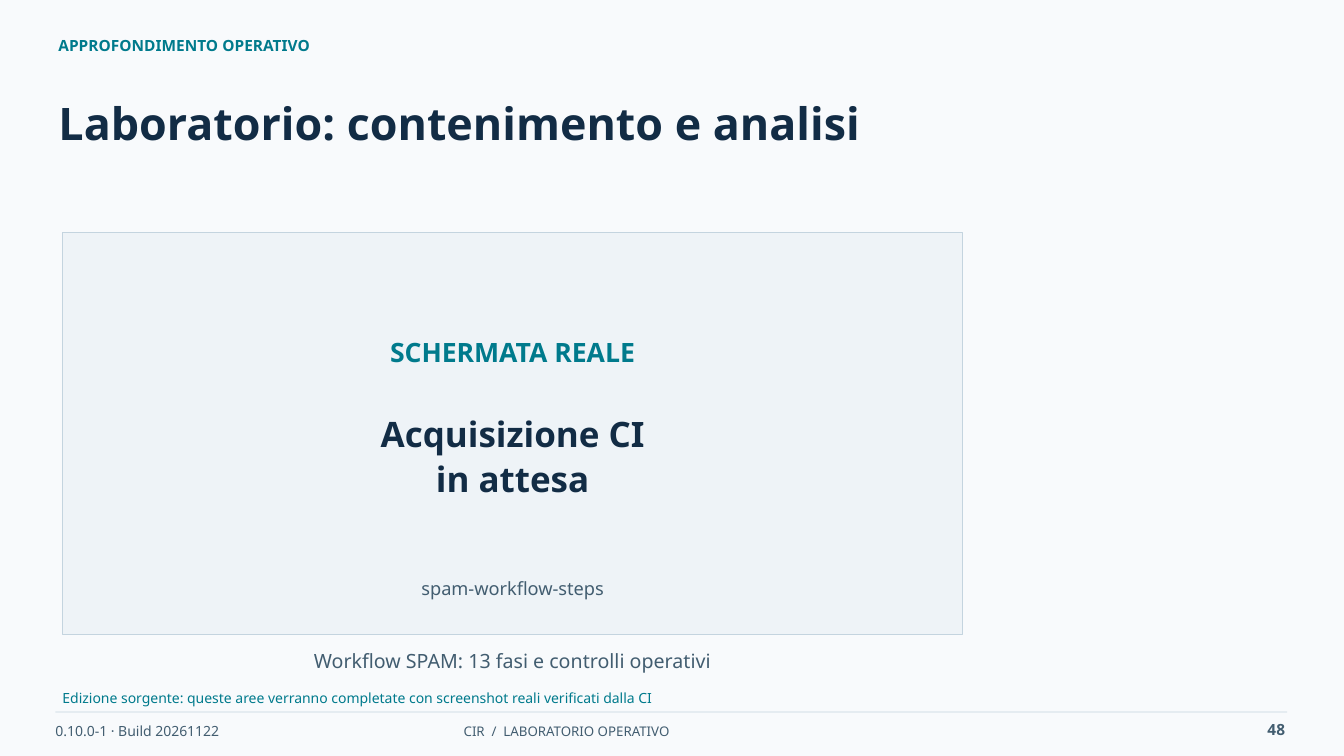
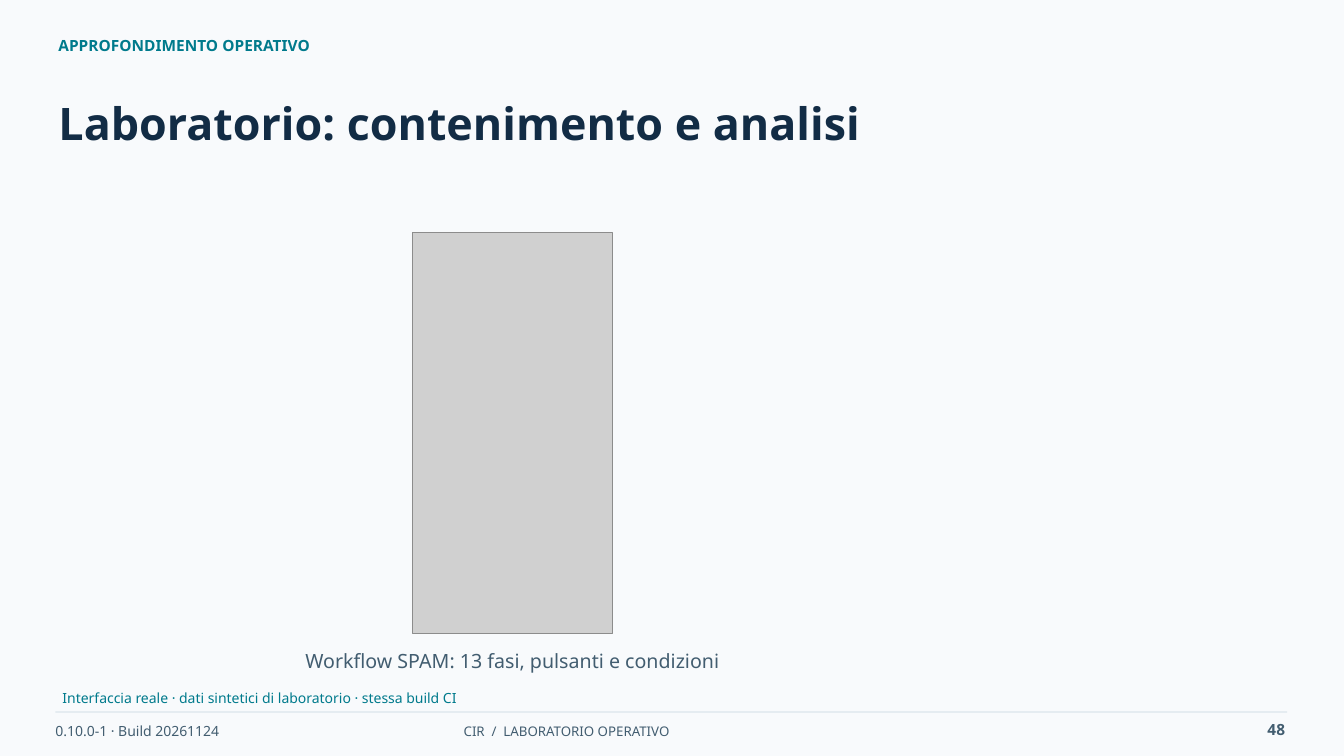
Before and after one commit to desalvo/cybersecurity-incident-registry, a slide deck: slide 48 of docs/presentation/CIR_Operational_Training_IT.pptx. Drawn at 1344x756 pixels with LibreOffice and Linux fonts; fonts in the diff are those of the drawing; grey boxes stand for pictures. Boxes give left, top, right and bottom in pixels: in the first picture for what was removed or moved away, otherwise in the second. Text is boxed around its words. In the diff, an @@ line names an element or a change of style, - is before the commit and + after.

```diff
--- a/docs/presentation/CIR_Operational_Training_IT.pptx
+++ b/docs/presentation/CIR_Operational_Training_IT.pptx
@@ rectangle removed at <box>63,233,963,634</box> @@
@@ picture added at <box>413,233,613,634</box> @@
@@ text removed at <box>390,342,635,363</box> @@
-SCHERMATA REALE
@@ text removed at <box>381,420,645,493</box> @@
-Acquisizione CI
-in attesa
@@ text removed at <box>421,581,603,600</box> @@
-spam-workflow-steps
@@ text at <box>305,653,719,673</box>: text changed @@
-Workflow SPAM: 13 fasi e controlli operativi
+Workflow SPAM: 13 fasi, pulsanti e condizioni
@@ text at <box>62,692,457,703</box>: text changed @@
-Edizione sorgente: queste aree verranno completate con screenshot reali verificati dalla CI
+Interfaccia reale · dati sintetici di laboratorio · stessa build CI
@@ text at <box>55,725,219,736</box>: text changed @@
-0.10.0-1 · Build 20261122
+0.10.0-1 · Build 20261124
```
Also in this commit, not shown: 57 other slides changed, 39 other files.
